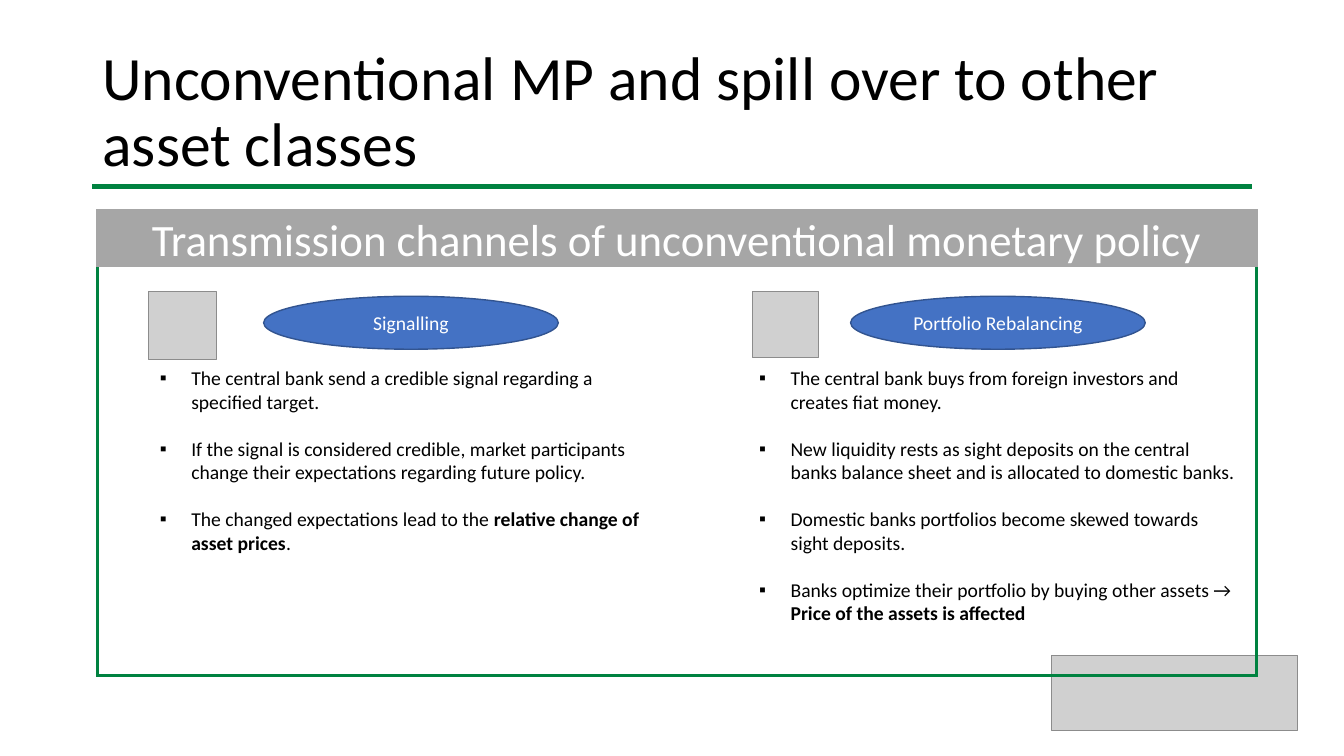
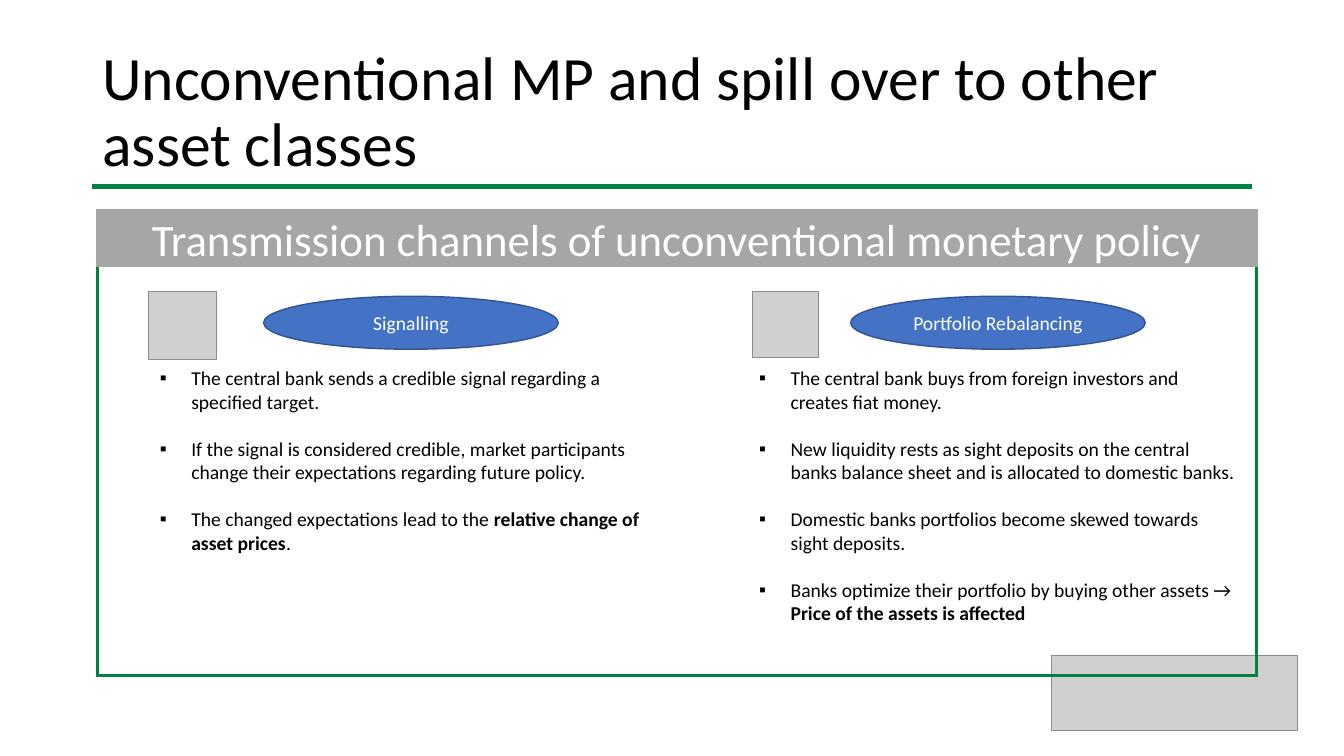
Before and after one commit to larsphilipp/ResSem19, a slide deck: slide 6 of Presentation_Stauffenegger_Woessner.pptx. Drawn at 1344x756 pixels with LibreOffice and Linux fonts; fonts in the diff are those of the drawing; grey boxes stand for pictures. Boxes give left, top, right and bottom in pixels: in the first picture for what was removed or moved away, otherwise in the second. Text is boxed around its words. In the diff, an @@ line names an element or a change of style, - is before the commit and + after.

```diff
--- a/Presentation_Stauffenegger_Woessner.pptx
+++ b/Presentation_Stauffenegger_Woessner.pptx
@@ text at box(191, 371, 600, 413): text changed @@
-▪ The central bank send a credible signal regarding a specified target.
+▪ The central bank sends a credible signal regarding a specified target.
```
Also in this commit, not shown: 11 other files.
